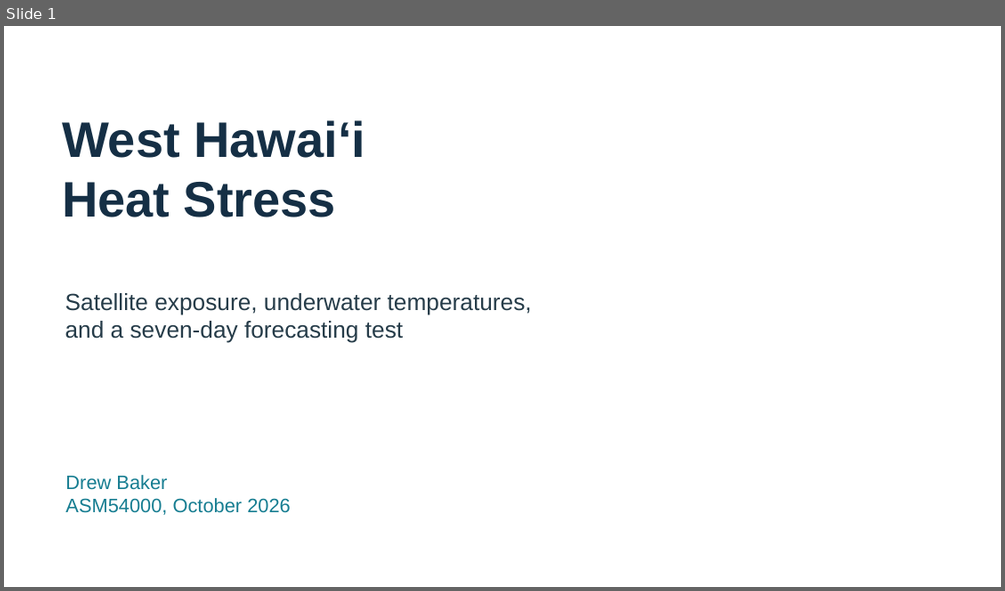
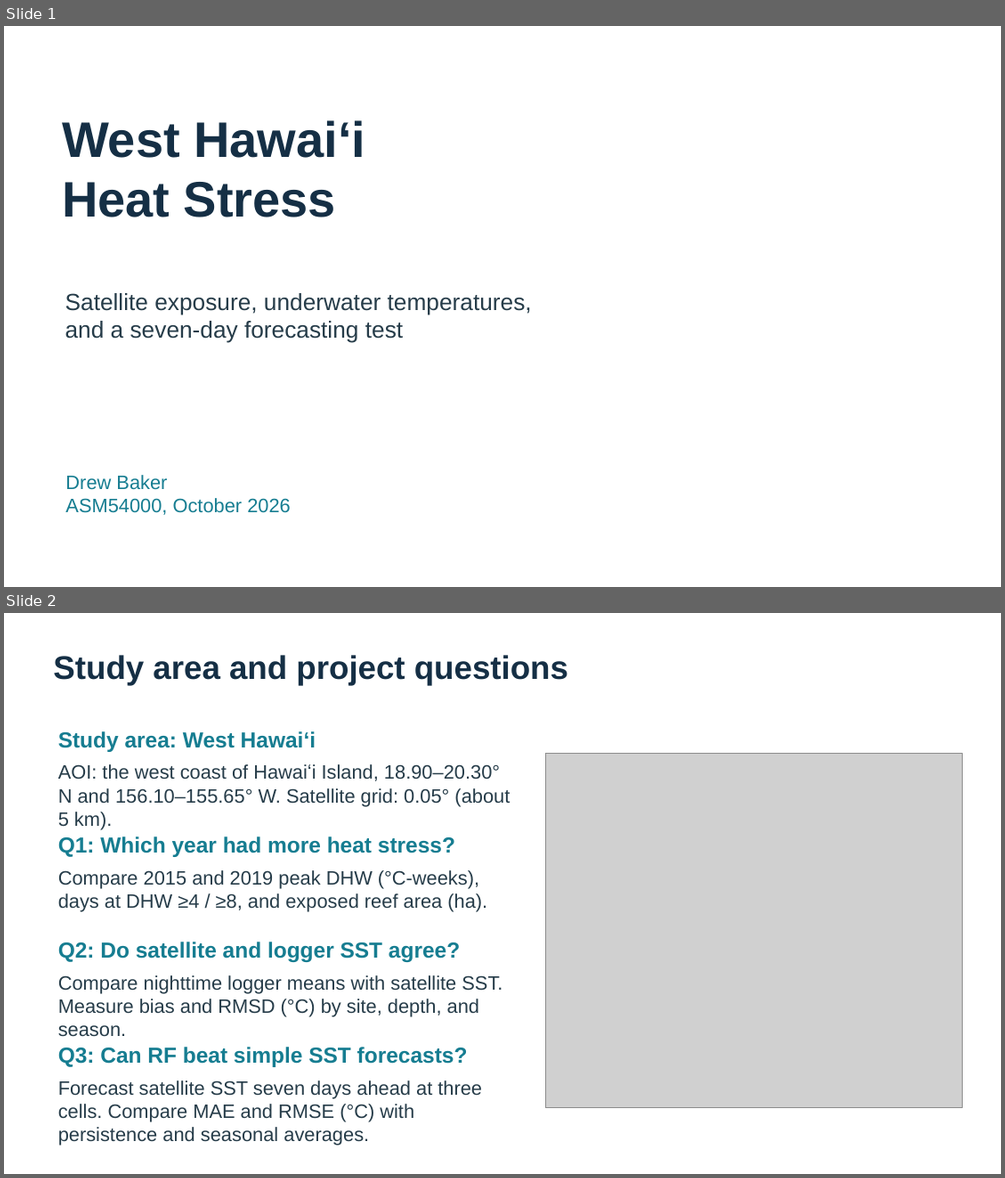
Before and after one commit to drwbkr1/West-Hawaii-Heat-Stress-ASM540, a slide deck: GISProjectDrewBaker/Documentation/GISPresentationDrewBaker.pptx. Shown one above the other, each under a label of ours: slide 1 before the commit, slides 1 and 2 after it. The pictures are 1005x591 and 1005x1178 pixels, drawn with LibreOffice and Linux fonts; fonts in the diff are those of the drawing; grey boxes stand for pictures. Boxes give left, top, right and bottom in pixels: in the first picture for what was removed or moved away, otherwise in the second. Text is boxed around its words. In the diff, an @@ line names an element or a change of style, - is before the commit and + after.

Commit message:
Revise presentation methods and forecast results

```diff
--- a/GISProjectDrewBaker/Documentation/GISPresentationDrewBaker.pptx
+++ b/GISProjectDrewBaker/Documentation/GISPresentationDrewBaker.pptx
@@ slide 2 added at (4, 613, 1001, 1174), background #FFFFFF @@
@@ text added at (53, 655, 568, 685), 31.5 pt, text #152F45, bold @@
+Study area and project questions
@@ text added at (58, 731, 316, 752), 21 pt, text #167D91, bold @@
+Study area: West Hawaiʻi
@@ text added at (58, 764, 510, 830), 18.8 pt, text #263C49 @@
+AOI: the west coast of Hawaiʻi Island, 18.90–20.30° N and 156.10–155.65° W. Satellite grid: 0.05° (about 5 km).
@@ picture added at (545, 754, 962, 1108) @@
@@ text added at (58, 836, 455, 857), 21 pt, text #167D91, bold @@
+Q1: Which year had more heat stress?
@@ text added at (58, 870, 487, 912), 18.8 pt, text #263C49 @@
+Compare 2015 and 2019 peak DHW (°C-weeks), days at DHW ≥4 / ≥8, and exposed reef area (ha).
@@ text added at (58, 941, 460, 962), 21 pt, text #167D91, bold @@
+Q2: Do satellite and logger SST agree?
@@ text added at (58, 975, 502, 1037), 18.8 pt, text #263C49 @@
+Compare nighttime logger means with satellite SST. Measure bias and RMSD (°C) by site, depth, and season.
@@ text added at (58, 1046, 468, 1067), 21 pt, text #167D91, bold @@
+Q3: Can RF beat simple SST forecasts?
@@ text added at (58, 1080, 482, 1145), 18.8 pt, text #263C49 @@
+Forecast satellite SST seven days ahead at three cells. Compare MAE and RMSE (°C) with persistence and seasonal averages.
```
Also in this commit, not shown: 1 slide changed, 3 other slides added, 4 slides removed, 1 other file.
